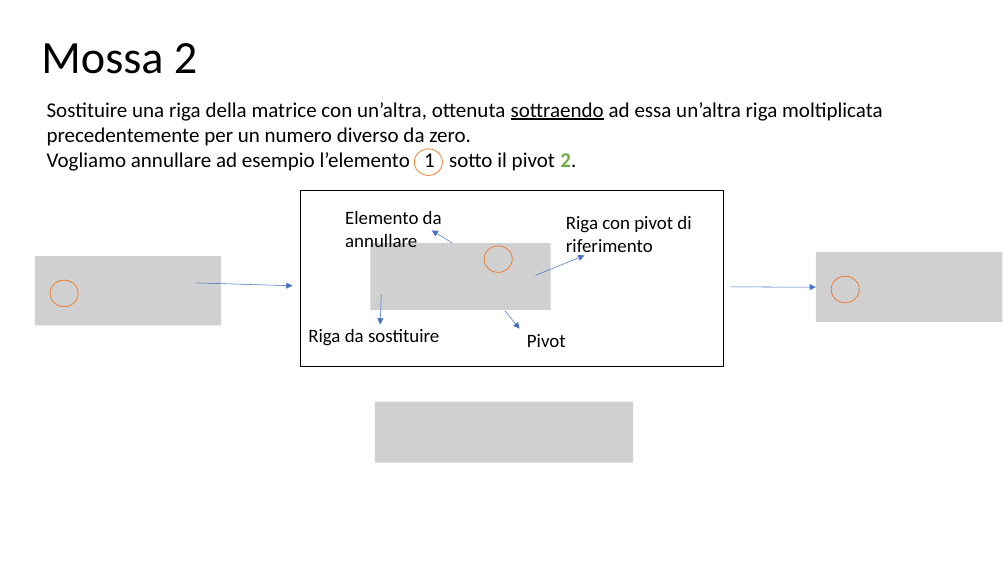
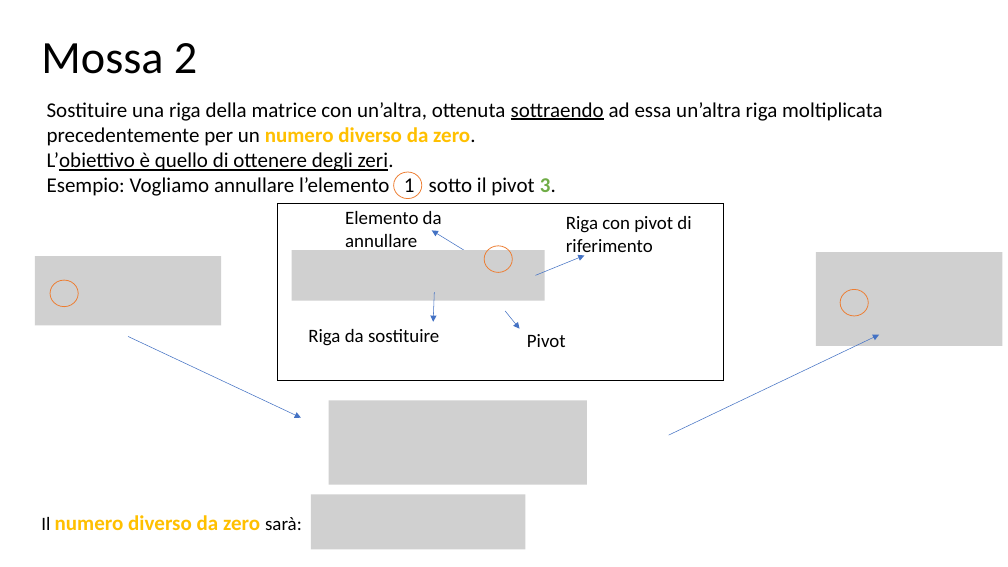
Before and after one commit to matteodelv/GaussLinearSystems, a slide deck: slide 20 of Presentazione.pptx. Drawn at 1008x567 pixels with LibreOffice and Linux fonts; fonts in the diff are those of the drawing; grey boxes stand for pictures. Boxes give left, top, right and bottom in pixels: in the first picture for what was removed or moved away, otherwise in the second. Text is boxed around its words. In the diff, an @@ line names an element or a change of style, - is before the commit and + after.

```diff
--- a/Presentazione.pptx
+++ b/Presentazione.pptx
@@ text at (47,102,883,146): text colour #000000 to #FFC000, bold on in "numero diverso da zero." @@
@@ text at (47,152,556,199): text changed @@
-Vogliamo annullare ad esempio l’elemento 1 sotto il pivot 2.
+L’obiettivo è quello di ottenere degli zeri.
+Esempio: Vogliamo annullare l’elemento 1 sotto il pivot 3.
@@ ellipse: place and size @@
-ellipse at (414,149,442,175)
+ellipse at (394,172,422,199)
@@ rectangle: place and size @@
-rectangle at (301,191,724,368)
+rectangle at (278,203,724,380)
@@ picture: place and size @@
-picture at (371,243,551,310)
+picture at (292,250,544,301)
@@ picture: place and size @@
-picture at (816,253,1003,323)
+picture at (816,253,1003,346)
@@ arrow moved from (381, 295) - (380, 324) to (434, 292) - (433, 322) @@
@@ ellipse: place and size @@
-ellipse at (831,276,859,302)
+ellipse at (840,290,868,316)
@@ arrow moved from (197, 283) - (293, 286) to (128, 337) - (301, 418) @@
@@ arrow moved from (731, 287) - (816, 287) to (669, 436) - (879, 335) @@
@@ picture: place and size @@
-picture at (375,402,633,463)
+picture at (329,400,587,485)
@@ picture added at (311,495,526,550) @@
@@ text added at (41,515,302,530), 20 pt, text #FFC000, bold @@
+Il numero diverso da zero sarà:
```
Also in this commit, not shown: 26 other slides changed, 3 slides added.
